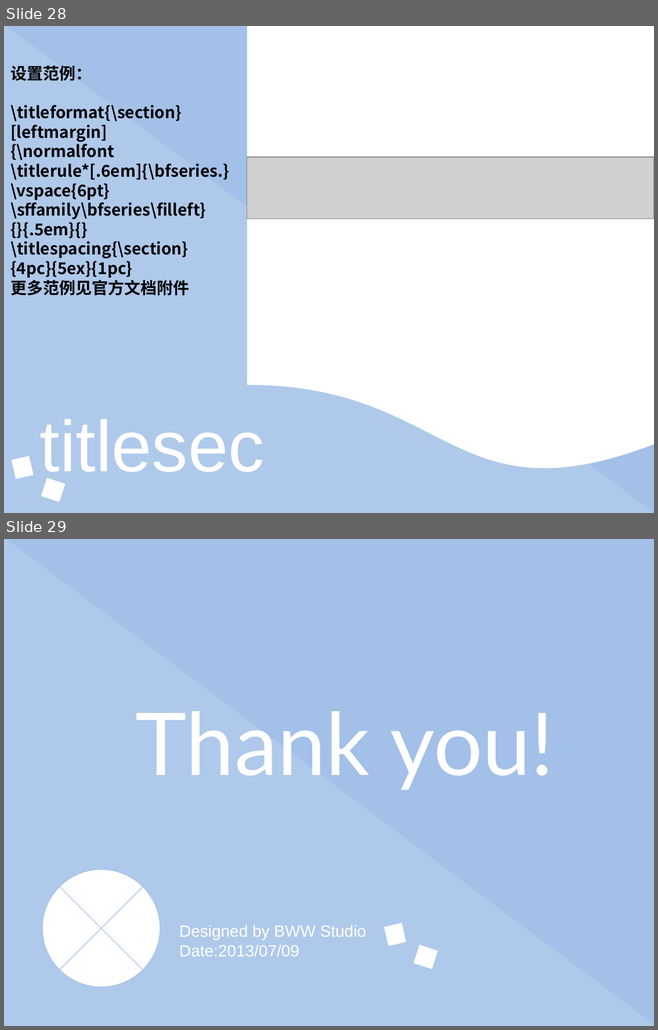
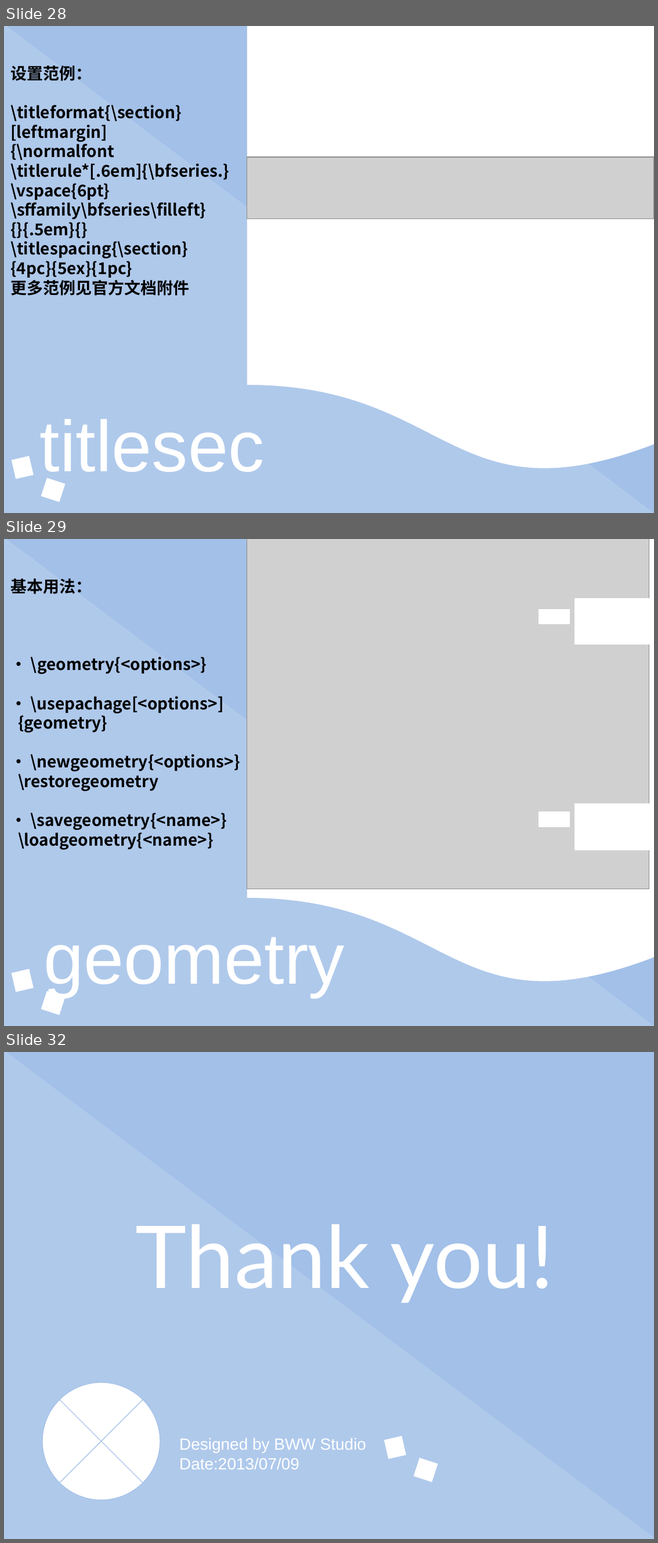
Before and after one commit to eesast/lectures, a slide deck: drafts/latex/常用宏包及其他高阶内容.pptx. Shown one above the other, each under a label of ours: slides 28 and 29 before the commit, slides 28, 29 and 32 after it; the slides between them are not shown. The pictures are 658x1030 and 658x1543 pixels, drawn with LibreOffice and Linux fonts; fonts in the diff are those of the drawing; grey boxes stand for pictures. Boxes give left, top, right and bottom in pixels: in the first picture for what was removed or moved away, otherwise in the second. Text is boxed around its words. In the diff, an @@ line names an element or a change of style, - is before the commit and + after.

Commit message:
geometry

```diff
--- a/drafts/latex/常用宏包及其他高阶内容.pptx
+++ b/drafts/latex/常用宏包及其他高阶内容.pptx
@@ slide 29 added at [4,539,654,1026], background #FFFFFF @@
@@ right triangle added at [4,539,654,1026], fill #A2C0E8 at 85% opacity @@
@@ right triangle added at [4,539,654,1026], fill #A2C0E8 @@
@@ flow chart document added at [247,539,654,987], fill #FFFFFF @@
@@ picture added at [247,539,648,889] @@
@@ text added at [10,578,240,850], 18 pt, text #000000, bold @@
+基本用法：
+• \geometry{<options>}
+• \usepachage[<options>]
+{geometry}
+• \newgeometry{<options>}
+\restoregeometry
+• \savegeometry{<name>}
+\loadgeometry{<name>}
@@ rectangle added at [574,599,648,645], fill #FFFFFF, outline #FFFFFF 0.75 pt @@
@@ rectangle added at [539,609,569,624], fill #FFFFFF, outline #FFFFFF 0.75 pt @@
@@ rectangle added at [539,812,569,827], fill #FFFFFF, outline #FFFFFF 0.75 pt @@
@@ rectangle added at [574,804,648,850], fill #FFFFFF, outline #FFFFFF 0.75 pt @@
@@ text added at [43,937,344,997], 80 pt, text #FFFFFF @@
+geometry
@@ rectangle added at [11,969,33,992], fill #FFFFFF @@
@@ rectangle added at [41,991,65,1016], fill #FFFFFF @@
@@ what was slide 29 is now slide 32 @@
```
Also in this commit, not shown: 1 slide changed, 2 other slides added.
